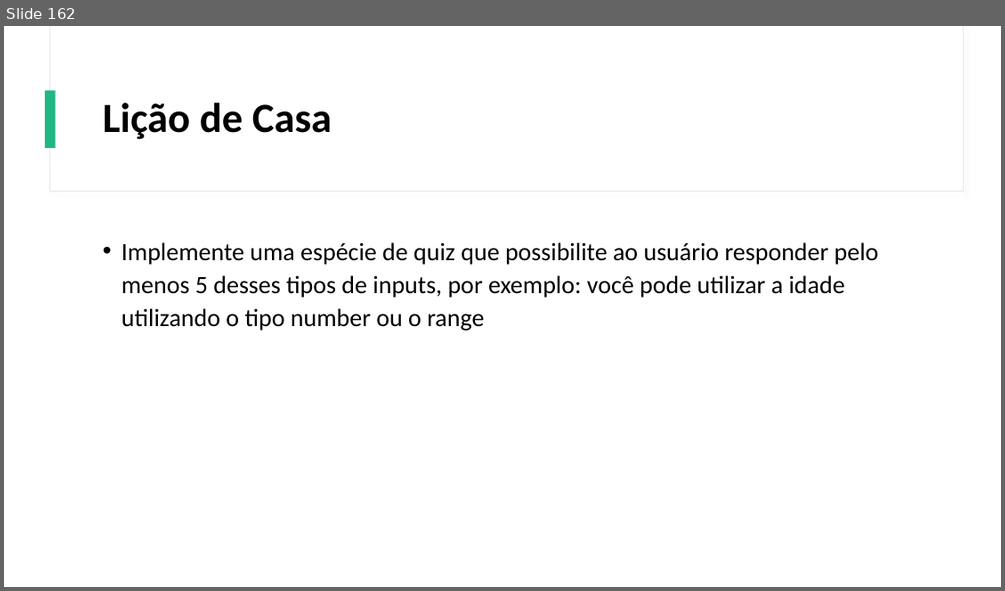
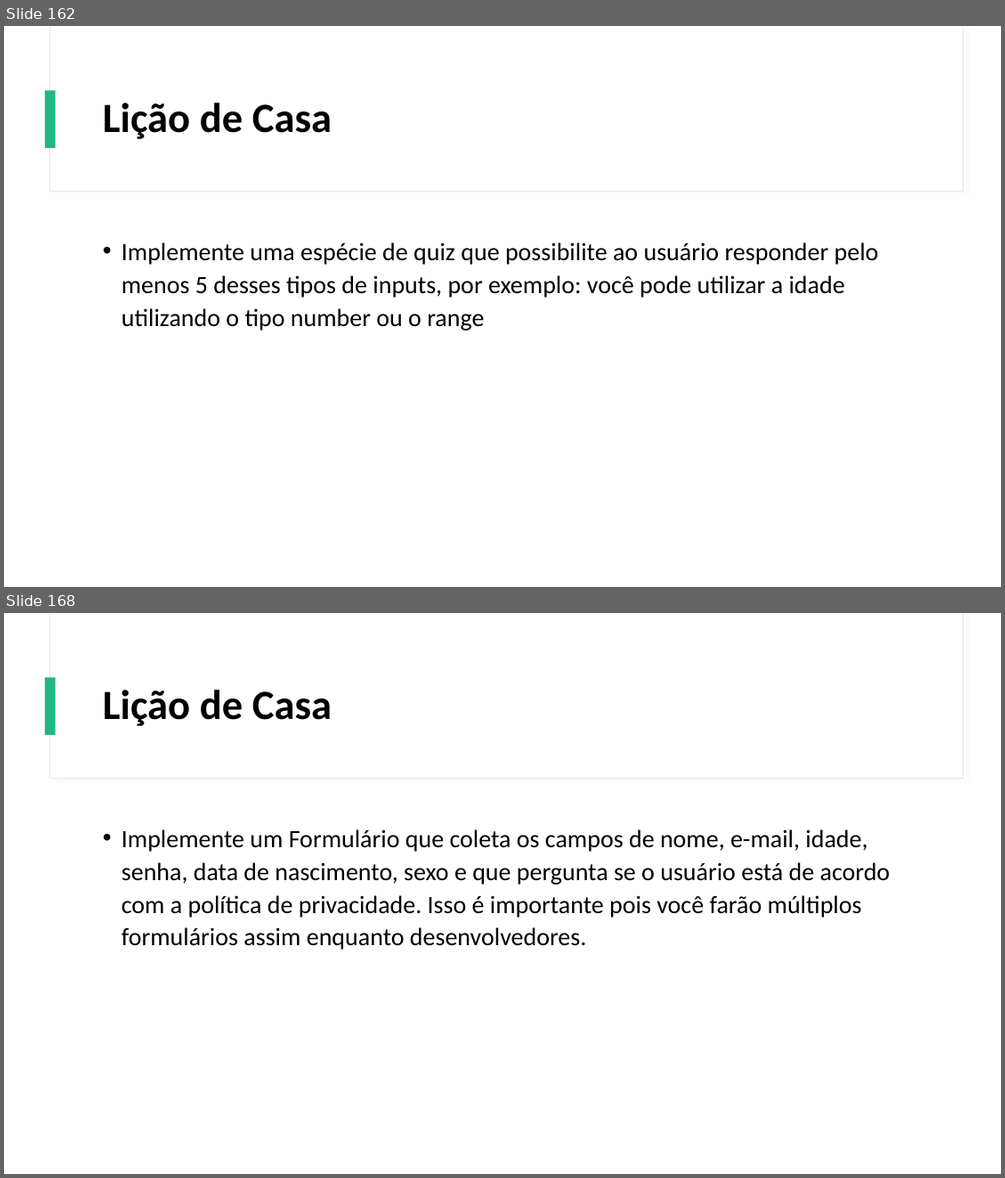
Before and after one commit to Gustavo6401/CursoHTMLCSS, a slide deck: Power Point/Curso de HTML e CSS.pptx. Shown one above the other, each under a label of ours: slide 162 before the commit, slides 162 and 168 after it; the slides between them are not shown. The pictures are 1005x591 and 1005x1178 pixels, drawn with LibreOffice and Linux fonts; fonts in the diff are those of the drawing. Boxes give left, top, right and bottom in pixels: in the first picture for what was removed or moved away, otherwise in the second. Text is boxed around its words. In the diff, an @@ line names an element or a change of style, - is before the commit and + after.

```diff
--- a/Power Point/Curso de HTML e CSS.pptx
+++ b/Power Point/Curso de HTML e CSS.pptx
@@ slide 168 added at (4, 613, 1001, 1174), background #FFFFFF; not listed: 3 template elements that a slide beside it also shows @@
@@ title added at (103, 690, 332, 726), 40 pt, text #000000, bold @@
+Lição de Casa
@@ text added at (121, 829, 890, 949), 24 pt, text #000000 @@
+• Implemente um Formulário que coleta os campos de nome, e-mail, idade, senha, data de nascimento, sexo e que pergunta se o usuário está de acordo com a política de privacidade. Isso é importante pois você farão múltiplos formulários assim enquanto desenvolvedores.
```
Also in this commit, not shown: 64 other slides added, 5 other files.
